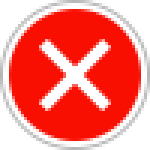
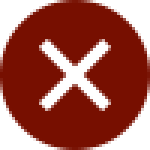
Two versions of the same layered image (150x150). Layer-by-layer changes:
painted on "Border" over [0, 0, 150, 150]
